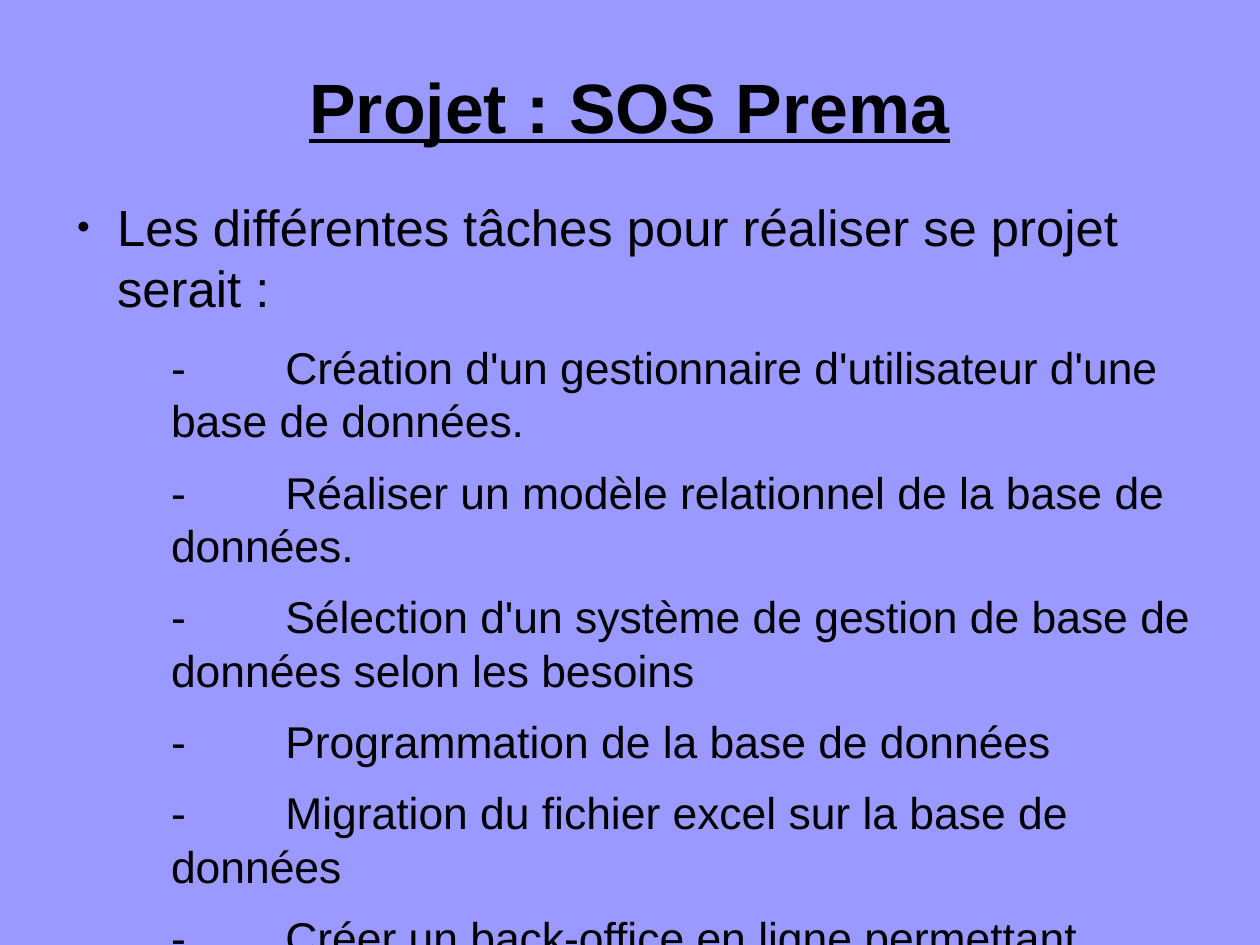
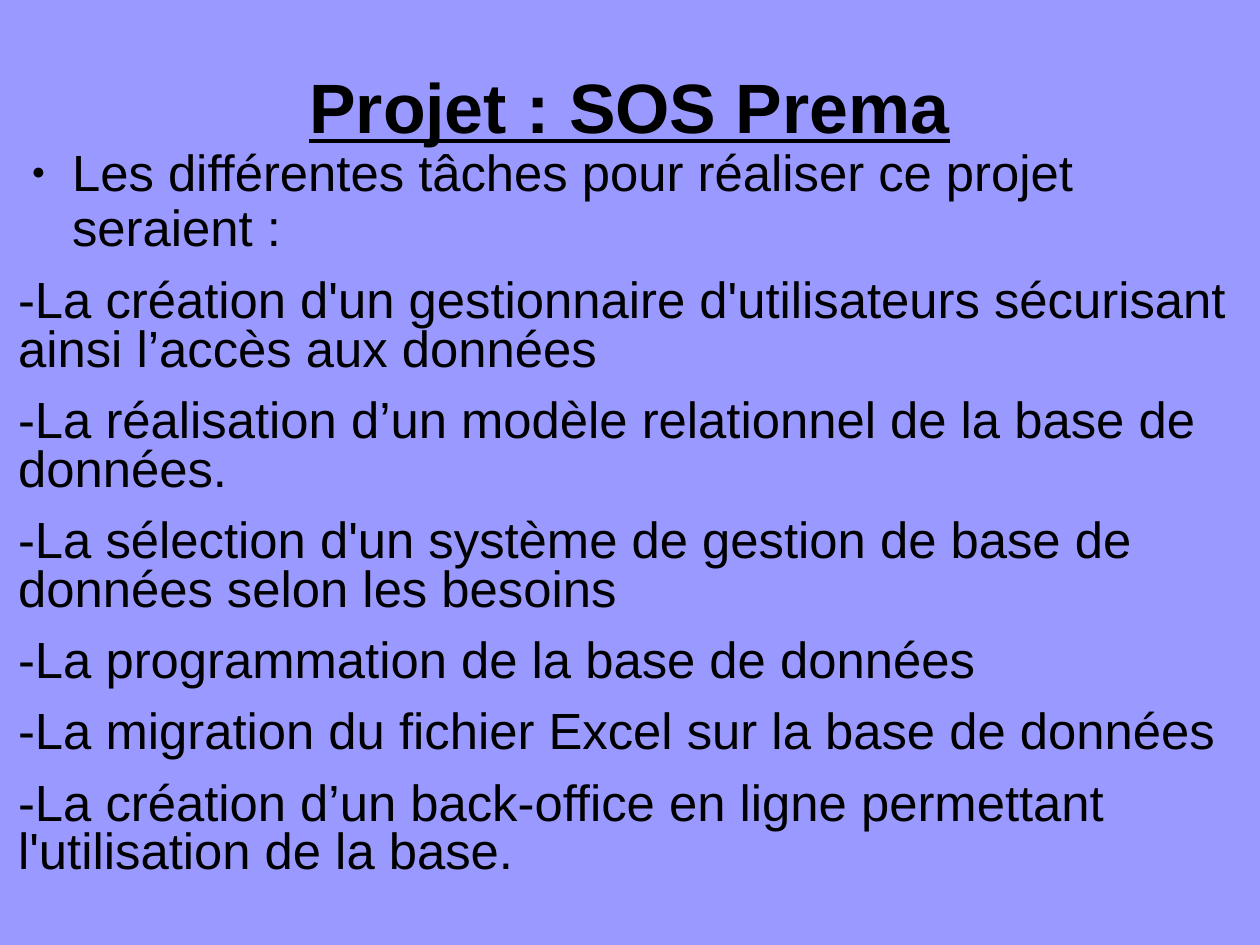
Before and after one commit to hlefe/sosprema, a slide deck: slide 3 of docs/présentation1.odp. Drawn at 1260x945 pixels with LibreOffice and Linux fonts; fonts in the diff are those of the drawing. Boxes give left, top, right and bottom in pixels: in the first picture for what was removed or moved away, otherwise in the second. Text is boxed around its words. In the diff, an @@ line names an element or a change of style, - is before the commit and + after.

```diff
--- a/docs/présentation1.odp
+++ b/docs/présentation1.odp
@@ text at box(18, 153, 1225, 870): text changed; size 28 to 32 pt @@
-● Les différentes tâches pour réaliser se projet serait :
-  - Création d'un gestionnaire d'utilisateur d'une base de données.
-  - Réaliser un modèle relationnel de la base de données.
-  - Sélection d'un système de gestion de base de données selon les besoins
-  - Programmation de la base de données
-  - Migration du fichier excel sur la base de données
-  - Créer un back-office en ligne permettant l'utilisation de la base.
+● Les différentes tâches pour réaliser ce projet seraient :
+  -La création d'un gestionnaire d'utilisateurs sécurisant ainsi l’accès aux données
+  -La réalisation d’un modèle relationnel de la base de données.
+  -La sélection d'un système de gestion de base de données selon les besoins
+  -La programmation de la base de données
+  -La migration du fichier Excel sur la base de données
+  -La création d’un back-office en ligne permettant l'utilisation de la base.
```
Also in this commit, not shown: 5 other slides changed.
